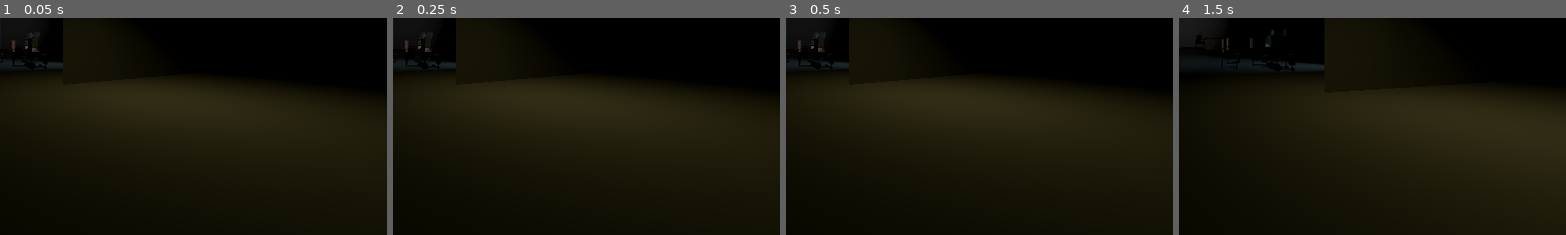
Above: before the commit, frames 1-4 (left to right).
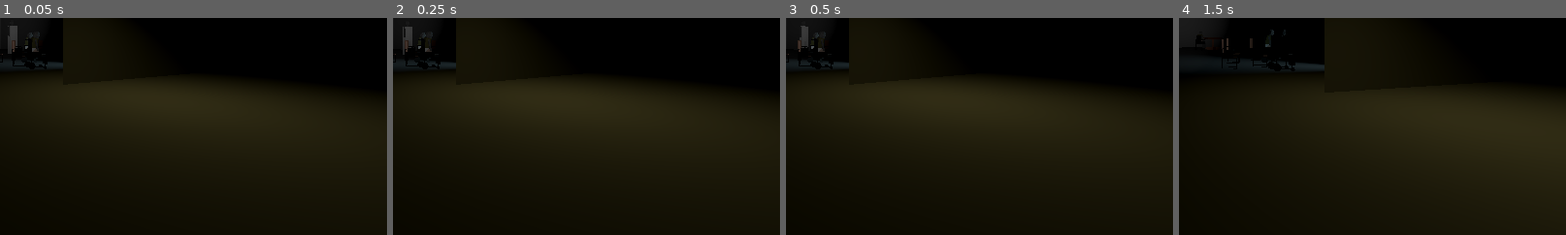
Above: after the commit, the same moments.

Repository: Nawreua/pizza-doggy-jam-4
Game: Godot game, scene res://levels/hall/hall.tscn
The game is run twice, just before and just after one commit, with the same random seed, the same clock (stepped at 60 frames per second) and the same inputs. This scene is started directly instead of the project's main scene. Video files are missing from this copy of the repository; at most half a second of black plays in their place. Sound files missing from this copy of the repository are replaced by a short silence.
Inputs (mouse positions are % of the whole screen's width and height, from its top left):
- Up to frame 1 (0.05 s): no input
- Up to frame 2 (0.25 s): no input
- Up to frame 3 (0.5 s): no input
- Up to frame 4 (1.5 s): tap Enter at 0.5 s; move the mouse to (55, 50) at 0.52 s; hold E (action_light) 0.53-1.28 s; hold W (move_forward) from 0.53 s (still down); move the mouse to (45, 50) at 1.27 s; tap E (action_light) at 1.35 s
The pictures show only the part of the screen within x 50-100%, y 46-96%; the shares and areas given below are measured in that part.

The runs differ from the first frame. In frame 1, 0.2% of the frame differs, in the area x 2-5%, y 3-17%; in frame 2, 0.2%; in frame 3, 0.2%; in frame 4, nothing differs.

Commit message:
levels: adjust final level

Diff:
--- a/levels/hall/hall.tscn
+++ b/levels/hall/hall.tscn
@@ -13,7 +13,7 @@
 [ext_resource type="PackedScene" uid="uid://bh24mf70x6kdj" path="res://assets/models/uranium_queen.tscn" id="9_p3dqk"]
 [ext_resource type="Script" uid="uid://ckiinf2oss6nx" path="res://scripts/level_transition.gd" id="12_uff3g"]
 [ext_resource type="VideoStream" uid="uid://bwbo6n8eq0mpb" path="res://assets/videos/ending.ogv" id="13_1k41c"]
-[ext_resource type="AudioStream" uid="uid://b2rlqq73x5kio" path="res://assets/sounds/door.wav" id="14_1k41c"]
+[ext_resource type="AudioStream" uid="uid://cat1l1b2rsvwg" path="res://assets/sounds/cry_1.wav" id="14_1k41c"]
 
 [sub_resource type="PlaneMesh" id="PlaneMesh_kcbju"]
 material = ExtResource("1_1xi0k")
@@ -530,7 +530,7 @@
 visible = false
 
 [node name="OmniLight3D2" type="OmniLight3D" parent="Lights" unique_id=1105710547]
-transform = Transform3D(1, 0, 0, 0, 1, 0, 0, 0, 1, -9.49461, 2.7018776, 0.16864634)
+transform = Transform3D(1, 0, 0, 0, 1, 0, 0, 0, 1, -9.776573, 2.7018776, 1.7663355)
 light_color = Color(0.003921569, 0.59607846, 0.2509804, 1)
 omni_range = 1.0
 
@@ -543,20 +543,20 @@
 transform = Transform3D(0.4350425, 0, 0.90040994, 0, 1, 0, -0.90040994, 0, 0.4350425, 7.365489, 0.030510575, -10.172637)
 
 [node name="Guard3" parent="Enemies" unique_id=471491516 instance=ExtResource("5_2pvnj")]
-transform = Transform3D(0.71497315, 0, -0.69915193, 0, 1, 0, 0.69915193, 0, 0.71497315, -1.3413882, 0.04408565, -10.7141075)
+transform = Transform3D(0.81581473, 0, 0.57831335, 0, 1, 0, -0.57831335, 0, 0.81581473, -1.3413882, 0.04408565, -6.593192)
 
 [node name="Guard4" parent="Enemies" unique_id=236087944 instance=ExtResource("5_2pvnj")]
-transform = Transform3D(0.75270224, 0, 0.6583611, 0, 1, 0, -0.6583611, 0, 0.75270224, -11.782884, 0.0027240813, -10.756086)
+transform = Transform3D(-0.2284868, 0, 0.973547, 0, 1, 0, -0.973547, 0, -0.2284868, 10.261723, 0.0027240813, 9.423754)
 
 [node name="Guard5" parent="Enemies" unique_id=1909655869 instance=ExtResource("5_2pvnj")]
 transform = Transform3D(0.60447395, 0, -0.7966249, 0, 1, 0, 0.7966249, 0, 0.60447395, -10.266509, 0.0027236044, -4.798689)
 normal_speed = 5.0
 
 [node name="Guard6" parent="Enemies" unique_id=2130038071 instance=ExtResource("5_2pvnj")]
-transform = Transform3D(0.8463977, 0, 0.53255135, 0, 1, 0, -0.53255135, 0, 0.8463977, -2.793623, 0.046934754, 6.601758)
+transform = Transform3D(0.8463977, 0, 0.53255135, 0, 1, 0, -0.53255135, 0, 0.8463977, -5.9233656, 0.046934754, 9.64271)
 
 [node name="Guard7" parent="Enemies" unique_id=2052420748 instance=ExtResource("5_2pvnj")]
-transform = Transform3D(0.3871616, 0, 0.92201185, 0, 1, 0, -0.92201185, 0, 0.3871616, -16.676126, 0.0027236044, 6.3526077)
+transform = Transform3D(-0.7829774, 0, 0.6220501, 0, 1, 0, -0.6220501, 0, -0.7829774, 3.951027, 0.0027236044, 9.312233)
 
 [node name="Patient" parent="Enemies" unique_id=1558303827 instance=ExtResource("6_xr31c")]
 transform = Transform3D(-0.8378711, 0, 0.54586816, 0, 1, 0, -0.54586816, 0, -0.8378711, -7.9569597, 0.39111328, 8.435237)
@@ -587,11 +587,12 @@
 [node name="door4" parent="Exit" unique_id=1721950097 instance=ExtResource("8_1rfss")]
 transform = Transform3D(-0.5, 0, -4.371139e-08, 0, 0.5, 0, 4.371139e-08, 0, -0.5, -14.614266, 1.3994004, 11.88458)
 
-[node name="Area3D" type="Area3D" parent="Exit" unique_id=1801783351 node_paths=PackedStringArray("stream")]
+[node name="Area3D" type="Area3D" parent="Exit" unique_id=1801783351 node_paths=PackedStringArray("stream", "audio")]
 transform = Transform3D(1, 0, 0, 0, 1, 0, 0, 0, 1, -14.88198, -2.3841858e-07, 11.903195)
 script = ExtResource("12_uff3g")
 scene = "res://levels/room213/room213.tscn"
 stream = NodePath("AspectRatioContainer/VideoStreamPlayer")
+audio = NodePath("AudioStreamPlayer3D")
 
 [node name="CollisionShape3D" type="CollisionShape3D" parent="Exit/Area3D" unique_id=288550532]
 transform = Transform3D(1, 0, 0, 0, 1, 0, 0, 0, 1, 0.040985107, 1.034668, 0.03515625)
Not shown, changed: .gitignore
